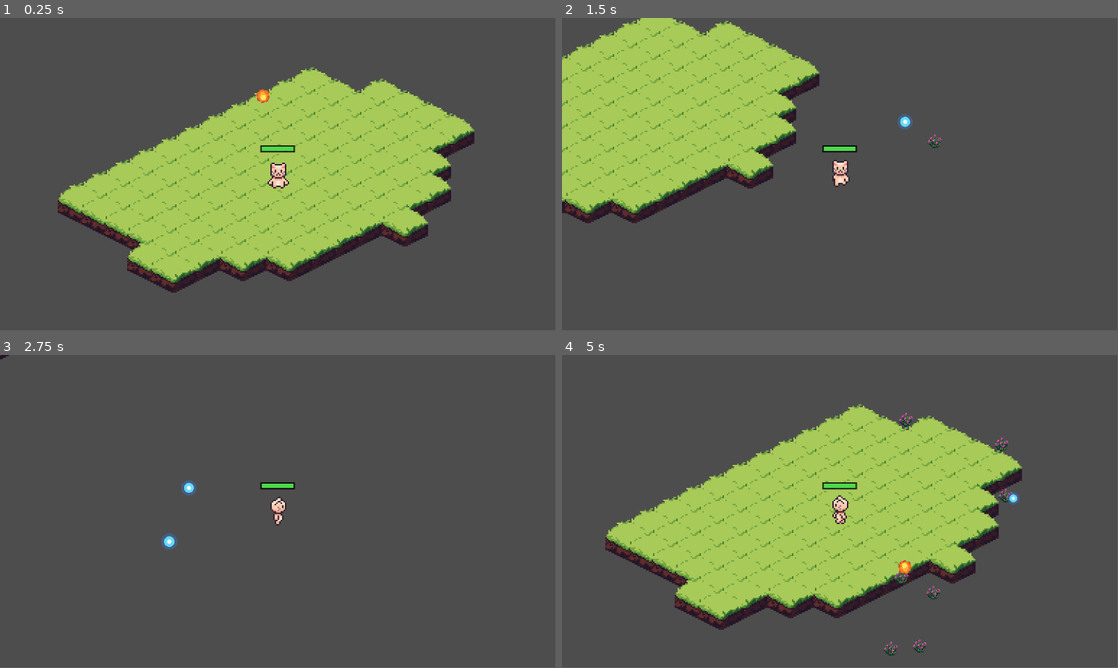
Above: before the commit, frames 1-4 (two rows, left to right).
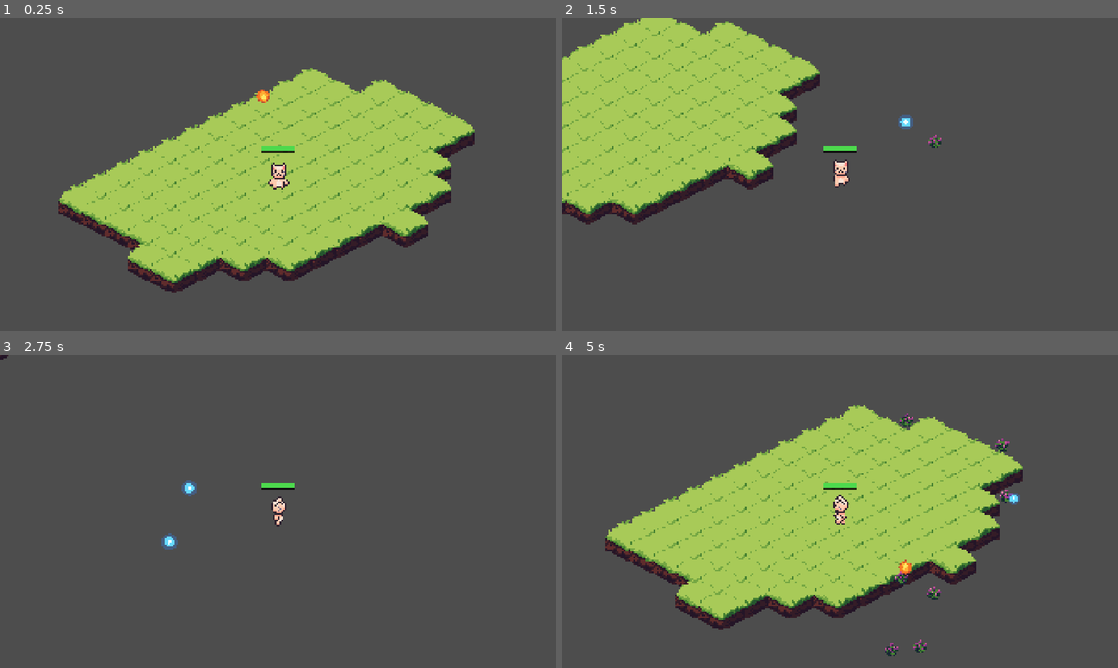
Above: after the commit, the same moments.

Repository: YSakalli/Someting-survival
Game: Godot game, scene res://nasiptevarsa/node_2d.tscn
Two runs of this game, one before a commit and one after it. Both use one fixed random seed, a clock stepped at 60 frames per second and the inputs below.
Inputs:
- Up to frame 1 (0.25 s): no input
- Up to frame 2 (1.5 s): hold D 0.53-1.28 s; hold S from 1.28 s (still down)
- Up to frame 3 (2.75 s): release S at 2.03 s; hold D from 2.03 s (still down)
- Up to frame 4 (5 s): release D at 2.78 s; hold W 2.78-3.53 s; hold A from 3.53 s (still down)
In our replay, the window is 799x449 before the commit and 800x450 after it. These sizes can differ from the game's own. Grey fills any space a smaller window leaves; there, only what the larger window draws over its background counts as a difference.

The runs differ from the first frame. In frame 1, 3.2% of the frame differs, in the area x 10-86%, y 15-88%; in frame 2, 2.1%; in frame 3, 0.2%; in frame 4, 3.6%, in the area x 7-83%, y 15-97%.

Commit message:
Cozunurlugu 1920x1080 yap ve kamera zoom'unu 5'e cikar
- project.godot'a display ayarlari eklendi: viewport 1920x1080,
  stretch mode canvas_items, aspect keep
- Kamera zoom 3 -> 5: yeni cozunurlukte ayni "yakinlik" hissi icin
  (1920/1152 ~= 1.67, 3 * 1.67 = 5)

Co-Authored-By: Claude Opus 4.7 <noreply@anthropic.com>

Diff:
--- a/nasiptevarsa/node_2d.tscn
+++ b/nasiptevarsa/node_2d.tscn
@@ -634,7 +634,7 @@
 
 [node name="Camera2D" type="Camera2D" parent="Player" unique_id=299028389]
 position = Vector2(0, 1)
-zoom = Vector2(3, 3)
+zoom = Vector2(5, 5)
 
 [node name="Spawner" type="Node2D" parent="." unique_id=1811763108]
 position = Vector2(-1, -2)
--- a/project.godot
+++ b/project.godot
@@ -14,6 +14,13 @@
 run/main_scene="uid://c1v4v2aahqnw4"
 config/features=PackedStringArray("4.6", "GL Compatibility")
 config/icon="res://icon.svg"
+
+[display]
+
+window/size/viewport_width=1920
+window/size/viewport_height=1080
+window/stretch/mode="canvas_items"
+window/stretch/aspect="keep"
 
 [input]
 
